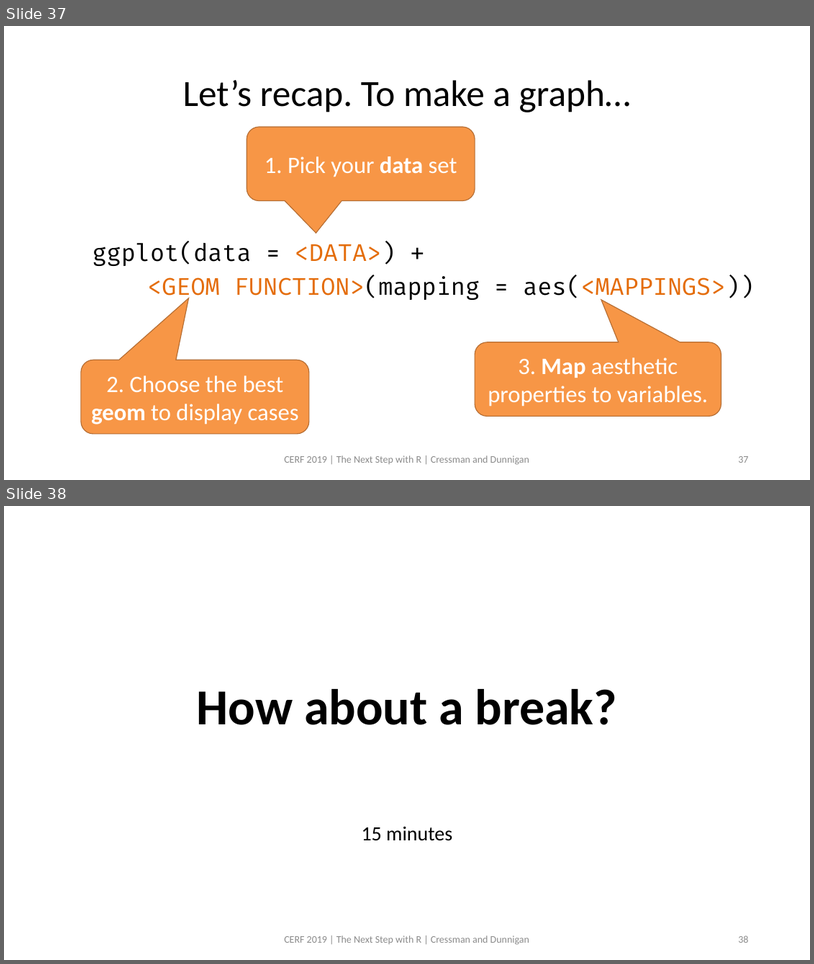
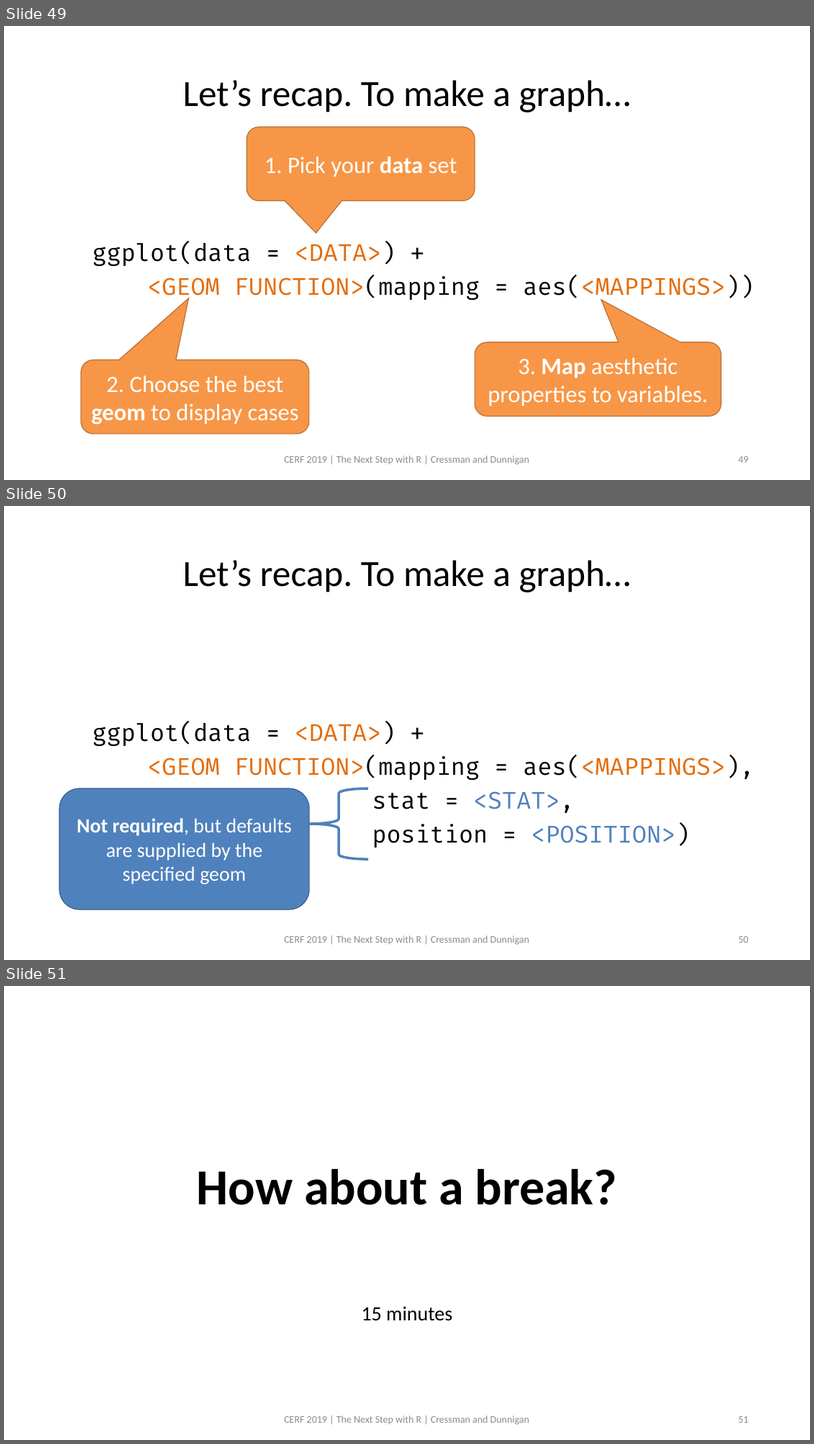
Before and after one commit to swmpkim/2019_CERF, a slide deck: slides/01_Visualize.pptx. Shown one above the other, each under a label of ours: slides 37 and 38 before the commit, slides 49, 50 and 51 after it. The pictures are 814x964 and 814x1444 pixels, drawn with LibreOffice and Linux fonts; fonts in the diff are those of the drawing. Boxes give left, top, right and bottom in pixels: in the first picture for what was removed or moved away, otherwise in the second. Text is boxed around its words. In the diff, an @@ line names an element or a change of style, - is before the commit and + after.

```diff
--- a/slides/01_Visualize.pptx
+++ b/slides/01_Visualize.pptx
@@ slide 50 added at <box>4,506,810,960</box>, background #FFFFFF @@
@@ title added at <box>183,560,631,592</box>, 44 pt, text #000000 @@
+Let’s recap. To make a graph…
@@ text added at <box>93,722,754,847</box>, 28 pt, text #000000 @@
+ggplot(data = <DATA>) +
+<GEOM FUNCTION>(mapping = aes(<MAPPINGS>),
+stat = <STAT>,
+position = <POSITION>)
@@ rounded rectangle added at <box>59,788,309,909</box>, fill #4F81BD, outline #3A5F8C 1 pt, 24 pt, text #FFFFFF @@
+Not required, but defaults are supplied by the specified geom
@@ left brace added at <box>309,788,369,860</box>, outline #4F81BD 3 pt @@
@@ text added at <box>284,935,530,944</box>, 12 pt, text #8C8C8C @@
+CERF 2019 | The Next Step with R | Cressman and Dunnigan
@@ page number added at <box>738,936,748,942</box>, 12 pt, text #8C8C8C @@
+50
@@ what was slide 37 is now slide 49 @@
@@ page number at <box>738,456,748,462</box>: text changed @@
-37
+49
@@ what was slide 38 is now slide 51 @@
@@ page number at <box>738,1416,748,1422</box>: text changed @@
-38
+51
```
Also in this commit, not shown: 14 slides changed, 17 other slides added, 1 other file.
